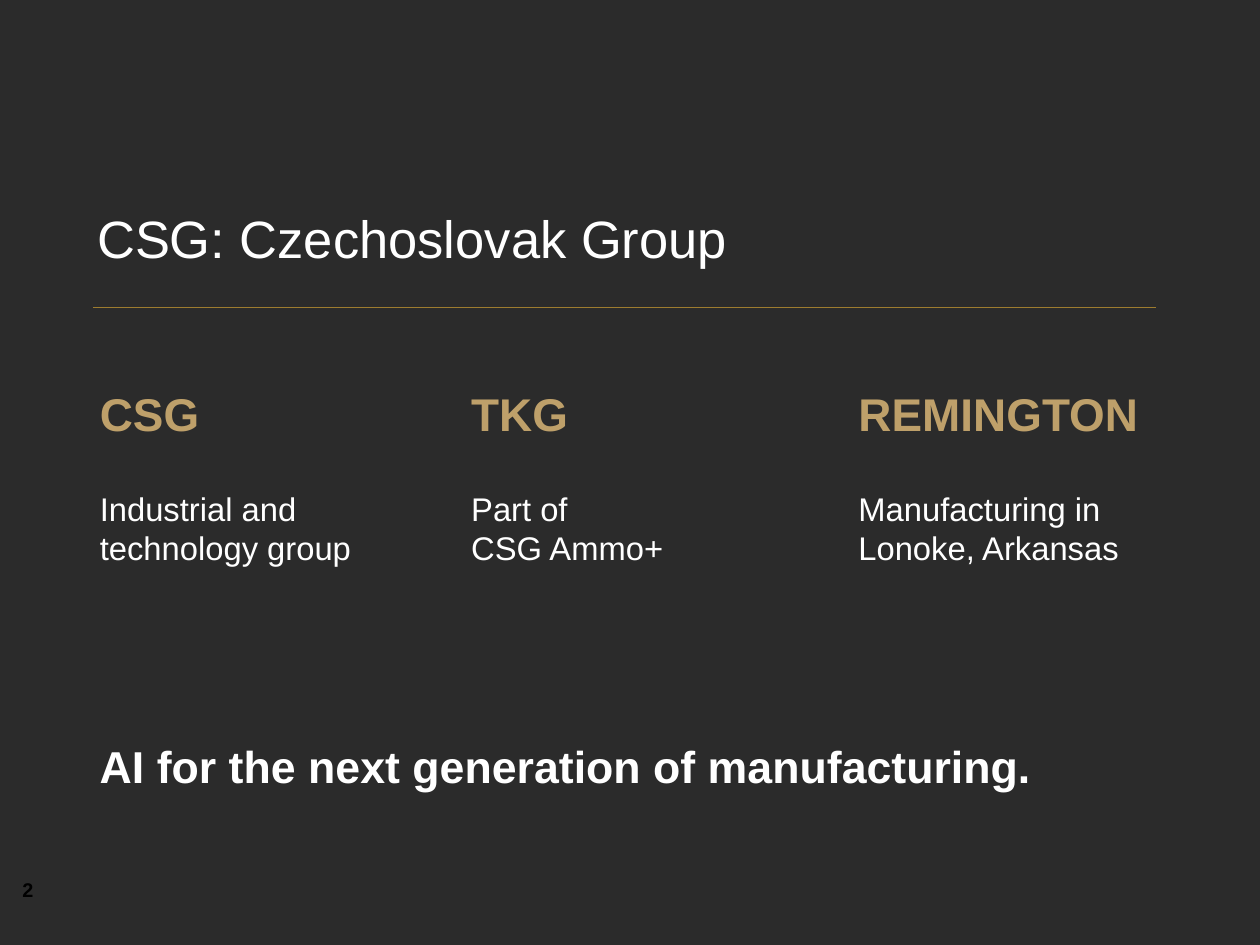
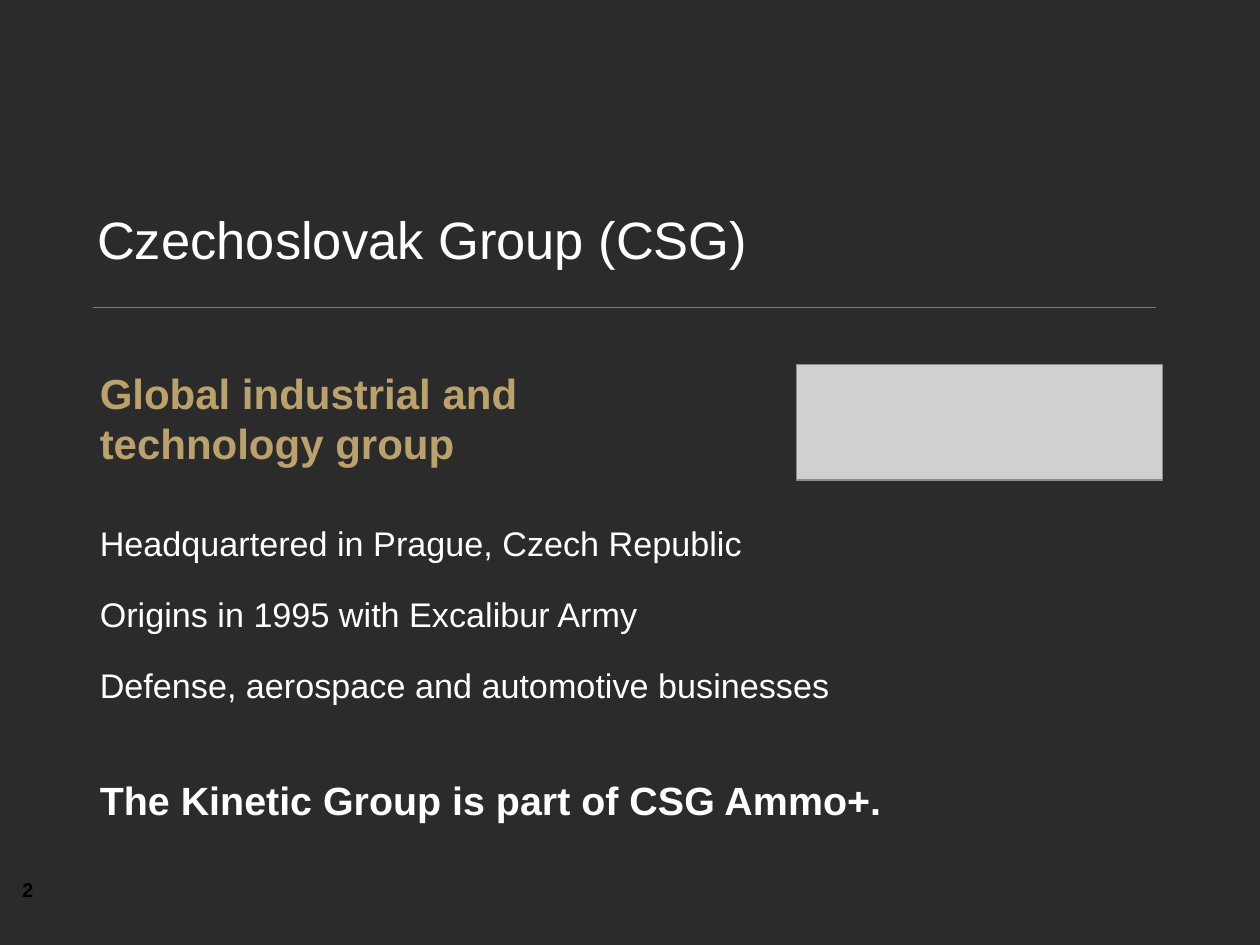
Before and after one commit to YeChamo/part-tracking-demo-ualr, a slide deck: slide 2 of docs/presentation/Engineering_at_The_Kinetic_Group.pptx. Drawn at 1260x945 pixels with LibreOffice and Linux fonts; fonts in the diff are those of the drawing; grey boxes stand for pictures; background and template pictures are left out; a plain dark background stands for a picture behind light text. Boxes give left, top, right and bottom in pixels: in the first picture for what was removed or moved away, otherwise in the second. Text is boxed around its words. In the diff, an @@ line names an element or a change of style, - is before the commit and + after.

Commit message:
Polish CSG slide with supplied branding and verified company facts

```diff
--- a/docs/presentation/Engineering_at_The_Kinetic_Group.pptx
+++ b/docs/presentation/Engineering_at_The_Kinetic_Group.pptx
@@ text at bbox=[97, 221, 748, 270]: text changed @@
-CSG: Czechoslovak Group
+Czechoslovak Group (CSG)
@@ text at bbox=[100, 378, 518, 410]: text changed; size 18.8 to 24 pt; text colour #FFFFFF to #BBA16B; bold on @@
-Industrial and
+Global industrial and
@@ text "Global industrial and": place and size @@
-text "Global industrial and" at bbox=[100, 497, 351, 567]
+text "Global industrial and" at bbox=[100, 378, 518, 468]
@@ picture added at bbox=[796, 365, 1163, 480] @@
@@ text removed at bbox=[100, 399, 199, 432] @@
-CSG
@@ text removed at bbox=[471, 399, 568, 432] @@
-TKG
@@ text removed at bbox=[858, 399, 1138, 432] @@
-REMINGTON
@@ text at bbox=[100, 428, 454, 468]: size 18.8 to 24 pt, text colour #FFFFFF to #BBA16B, bold on in "technology group" @@
@@ text removed at bbox=[471, 497, 663, 561] @@
-Part of
-CSG Ammo+
@@ text removed at bbox=[858, 497, 1118, 564] @@
-Manufacturing in
-Lonoke, Arkansas
@@ text added at bbox=[100, 531, 742, 563], 19.5 pt, text #FFFFFF @@
+Headquartered in Prague, Czech Republic
@@ text added at bbox=[100, 602, 637, 633], 19.5 pt, text #FFFFFF @@
+Origins in 1995 with Excalibur Army
@@ text added at bbox=[100, 673, 829, 704], 19.5 pt, text #FFFFFF @@
+Defense, aerospace and automotive businesses
@@ text at bbox=[100, 786, 881, 822]: text changed; size 25.5 to 22.5 pt @@
-AI for the next generation of manufacturing.
+The Kinetic Group is part of CSG Ammo+.
```
Also in this commit, not shown: 2 other files.
